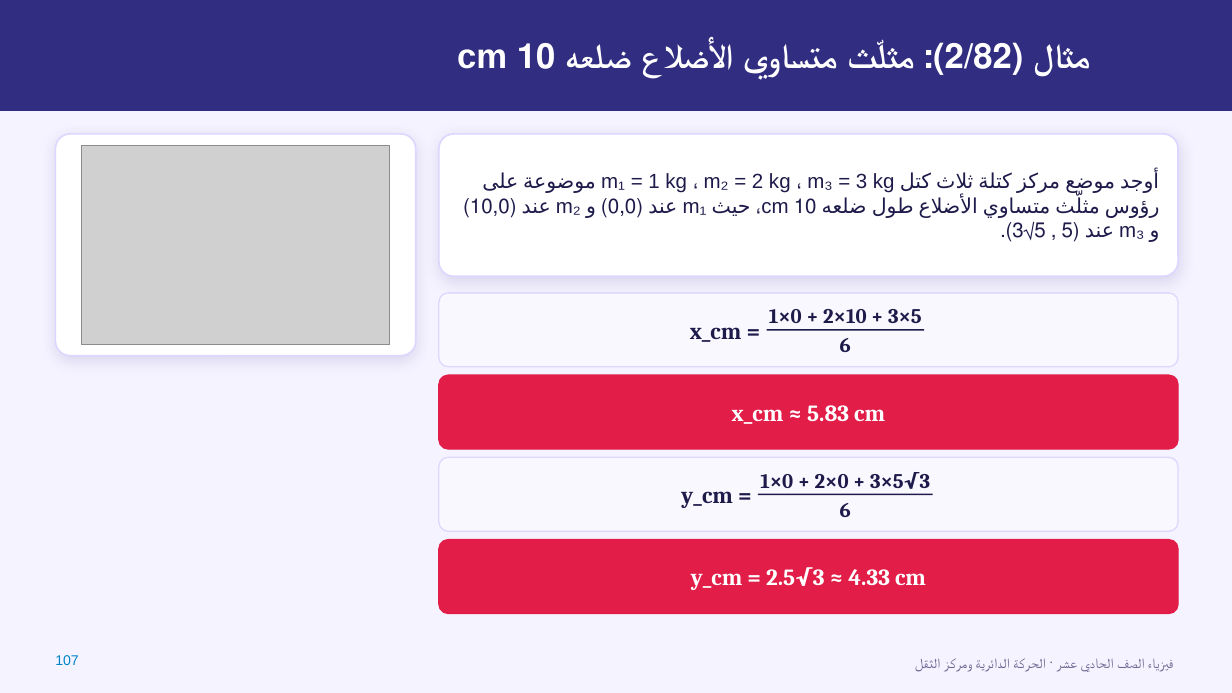
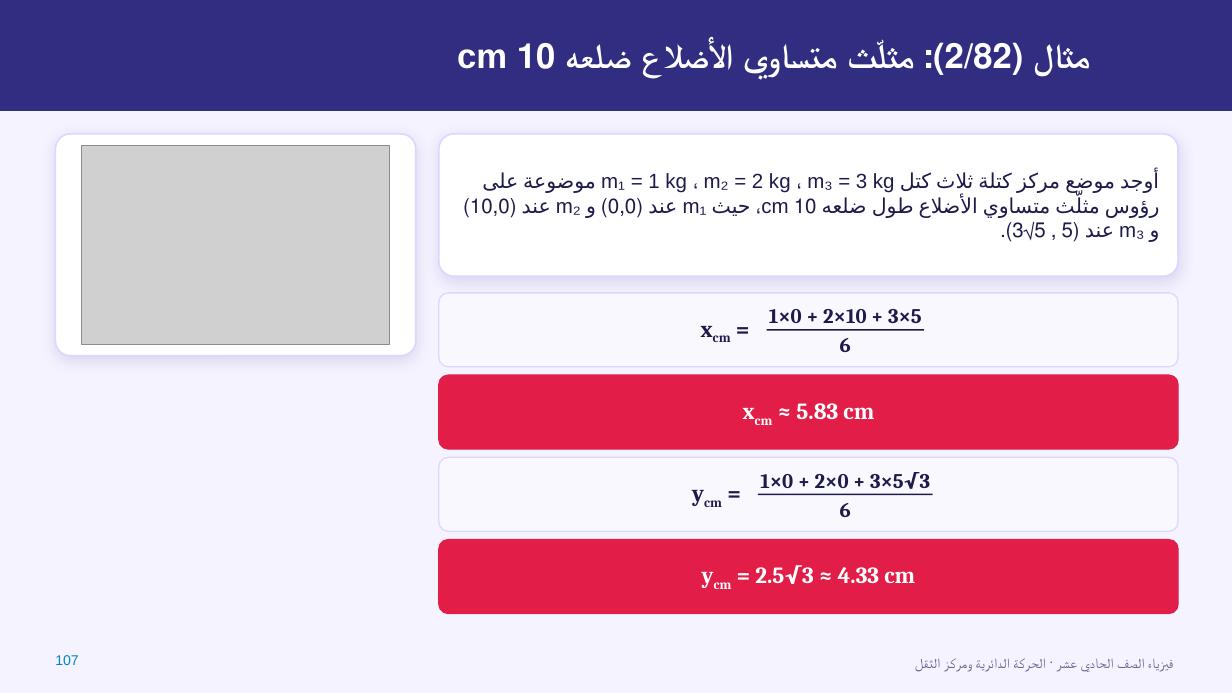
Before and after one commit to loaialkhaldi-png/Physics-tube, a slide deck: slide 107 of فيزياء11_الفصل2و3_الحركة_الدائرية_ومركز_الثقل.pptx. Drawn at 1232x693 pixels with LibreOffice and Linux fonts; fonts in the diff are those of the drawing; grey boxes stand for pictures; background and template pictures are left out. Boxes give left, top, right and bottom in pixels: in the first picture for what was removed or moved away, otherwise in the second. Text is boxed around its words. In the diff, an @@ line names an element or a change of style, - is before the commit and + after.

```diff
--- a/فيزياء11_الفصل2و3_الحركة_الدائرية_ومركز_الثقل.pptx
+++ b/فيزياء11_الفصل2و3_الحركة_الدائرية_ومركز_الثقل.pptx
@@ text at (690, 327, 742, 342): text changed @@
-x_cm =
+xcm =
@@ text at (796, 403, 874, 419): text changed @@
-x_cm ≈ 5.83 cm
+xcm ≈ 5.83 cm
@@ text at (681, 491, 733, 508): text changed @@
-y_cm =
+ycm =
@@ text at (755, 565, 915, 584): text changed @@
-y_cm = 2.5√3 ≈ 4.33 cm
+ycm = 2.5√3 ≈ 4.33 cm
```
Also in this commit, not shown: 23 other slides changed, 2 other files.
